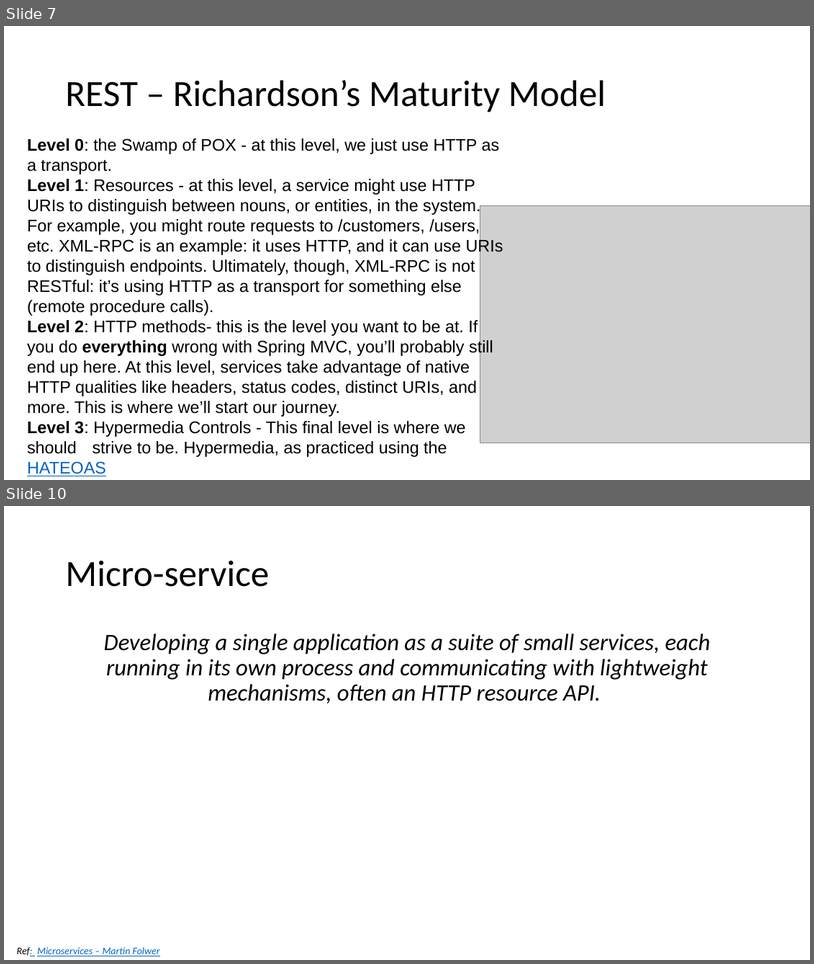
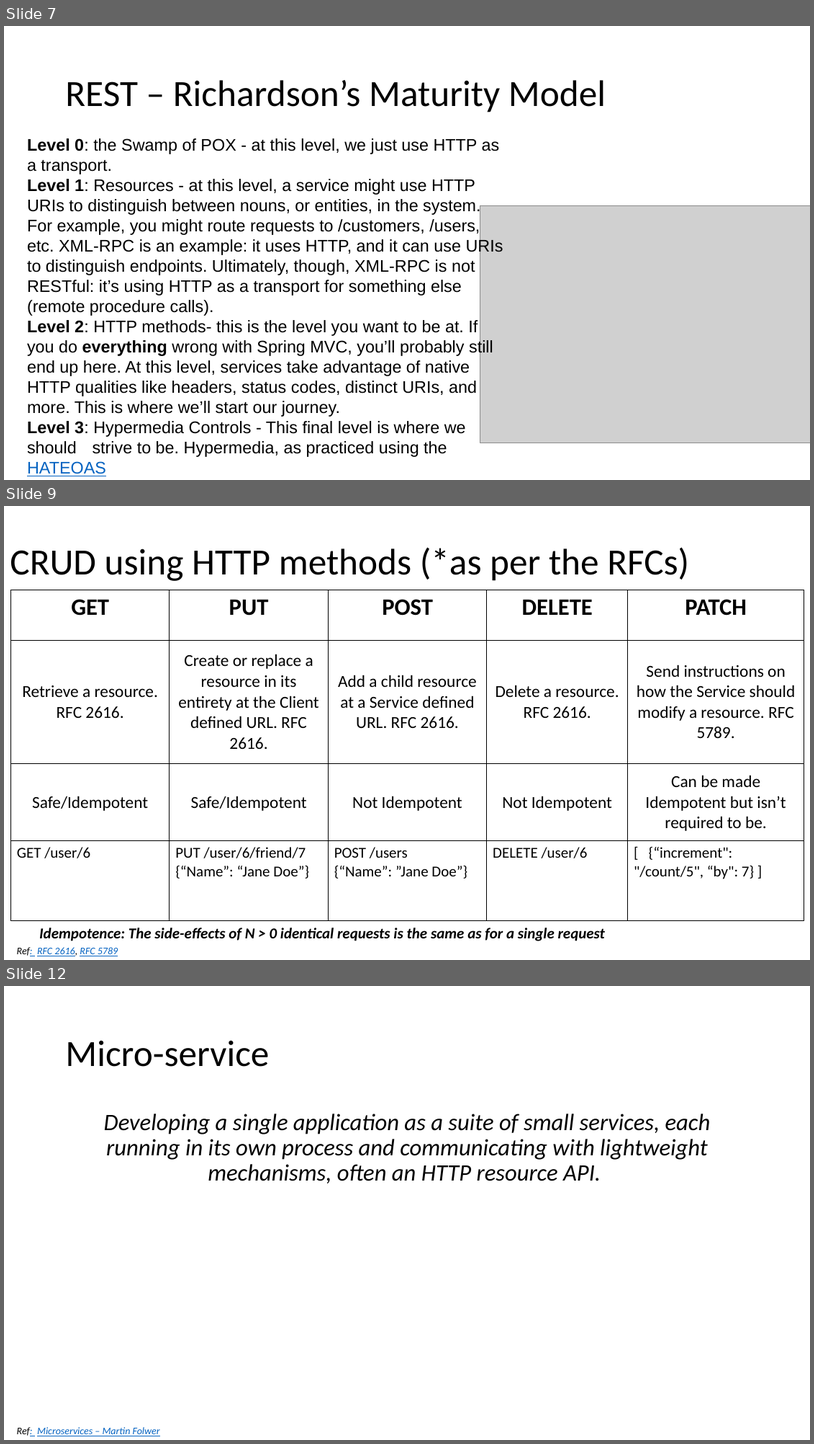
Before and after one commit to batchu/spring-boot-ujug, a slide deck: Spring Boot.pptx. Shown one above the other, each under a label of ours: slides 7 and 10 before the commit, slides 7, 9 and 12 after it; the slides between them are not shown. The pictures are 814x964 and 814x1444 pixels, drawn with LibreOffice and Linux fonts; fonts in the diff are those of the drawing; grey boxes stand for pictures. Boxes give left, top, right and bottom in pixels: in the first picture for what was removed or moved away, otherwise in the second. Text is boxed around its words. In the diff, an @@ line names an element or a change of style, - is before the commit and + after.

```diff
--- a/Spring Boot.pptx
+++ b/Spring Boot.pptx
@@ slide 9 added at <box>4,506,810,960</box>, background #FFFFFF @@
@@ title added at <box>10,547,689,581</box>, 44 pt, text #000000 @@
+CRUD using HTTP methods (*as per the RFCs)
@@ table added at <box>10,590,804,920</box>, 4 rows, 5 columns @@
+GET | PUT | POST | DELETE | PATCH
+Retrieve a resource. RFC 2616. | Create or replace a resource in its entirety at the Client defined URL. RFC 2616. | Add a child resource at a Service defined URL. RFC 2616. | Delete a resource. RFC 2616. | Send instructions on how the Service should modify a resource. RFC 5789.
+Safe/Idempotent | Safe/Idempotent | Not Idempotent | Not Idempotent | Can be made Idempotent but isn’t required to be.
+GET /user/6 | PUT /user/6/friend/7 / {“Name”: “Jane Doe”} | POST /users / {“Name”: ”Jane Doe”} | DELETE /user/6 | [ {“increment": "/count/5", “by": 7} ]
@@ text added at <box>39,927,605,941</box>, 18 pt, text #000000, bold, italic @@
+Idempotence: The side-effects of N > 0 identical requests is the same as for a single request
@@ text added at <box>17,947,118,956</box>, 12 pt, text #0563C1, italic, underline @@
+Ref: RFC 2616, RFC 5789
@@ what was slide 10 is now slide 12 @@
```
Also in this commit, not shown: 1 slide changed, 2 other slides added, 1 slide removed.
